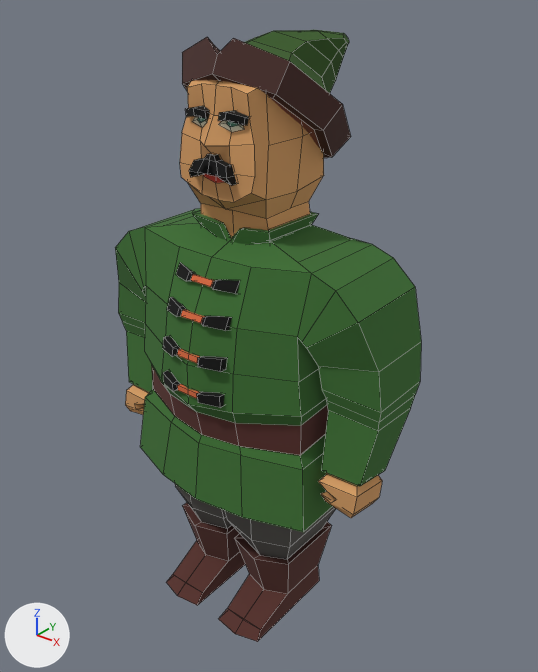
Before and after pictures for a commit that changed the FBX model people/Human/kozak_5.fbx.
The view is the same before and after, from a 50 mm lens placed at (0.684, -0.818, 0.999), pointed at (0.022, 0.01, 0.486). Lighting does not change. The marker at lower left points along +X, +Y and +Z. Mesh edges are drawn as thin lines. Where no turn or scale is listed for an object, it has been applied to the vertices. Vertices at the same position are counted once.

Names of what the first picture shows: 'kozak_5'.
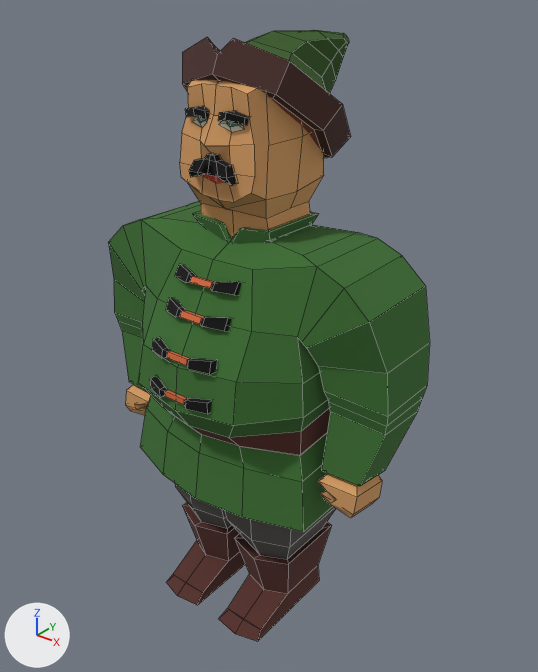
Edits to the bpy script that builds the scene:
```text
Change me_cube_013:
    used by ob_kozak_5; location = (0.0, 0.0, 0.0)
    remove me_cube_013.from_pydata(...)  # 651 vertices, 572 faces; spans x -0.264..0.264, y -0.158..0.143, z 0.0..0.931
    add me_cube_013.from_pydata(...)  # 651 vertices, 573 faces; spans x -0.276..0.276, y -0.184..0.143, z 0.0..0.931
    me_cube_013 part 1
    1 vertex is removed from x 0.0, y 0.091, z 0.415
    5 faces are deleted
    19 vertices in x -0.057..0.057, y -0.158..-0.133, z 0.429..0.46 move by (0.0, -0.026, 0.002)
    18 vertices in x -0.057..0.057, y -0.119..-0.086, z 0.602..0.623 move by (0.0, -0.002, -0.002)
    16 vertices in x -0.057..0.057, y -0.142..-0.109, z 0.559..0.606 move by (0.0, -0.002, -0.001)
    12 vertices in x -0.057..0.057, y -0.155..-0.131, z 0.498..0.515 move by (0.0, -0.021, 0.005)
    8 vertices in x -0.057..0.057, y -0.132..-0.11, z 0.555..0.572 move by (0.0, -0.002, 0.0)
    8 vertices in x -0.057..0.057, y -0.151..-0.128, z 0.5..0.516 move by (0.0, -0.02, 0.005)
    97 vertices move from x -0.264..0.264, y -0.158..0.113, z 0.352..0.655 to x -0.276..0.276, y -0.184..0.118, z 0.332..0.666
    1 vertex is added at (0.138, 0.069, 0.665)
    6 new faces join them
```

Changed parts and their boxes [x1, y1, x2, y2] in the pictures (538 x 672 px; the box of a moved part takes in the faces that stretch with it):
'kozak_5', reshaped: before [115, 30, 421, 642]; after [108, 30, 430, 642]
part 1 of me_cube_013, moved or reshaped: before [115, 208, 421, 525]; after [108, 201, 430, 525]
